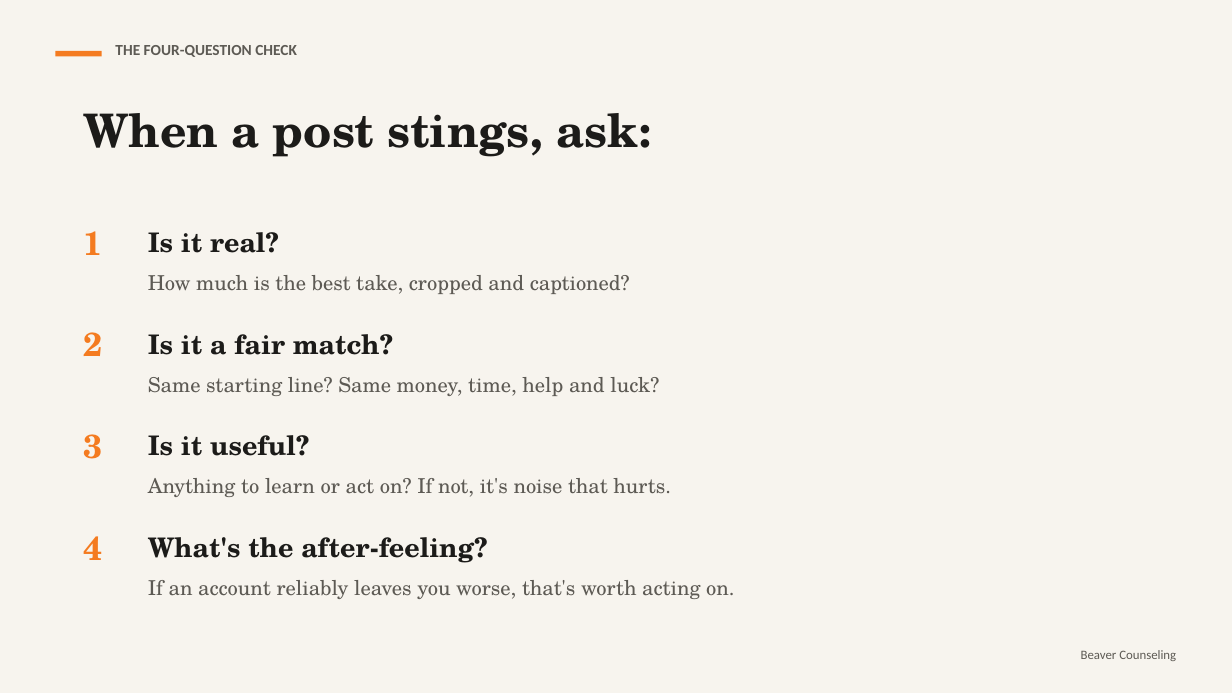
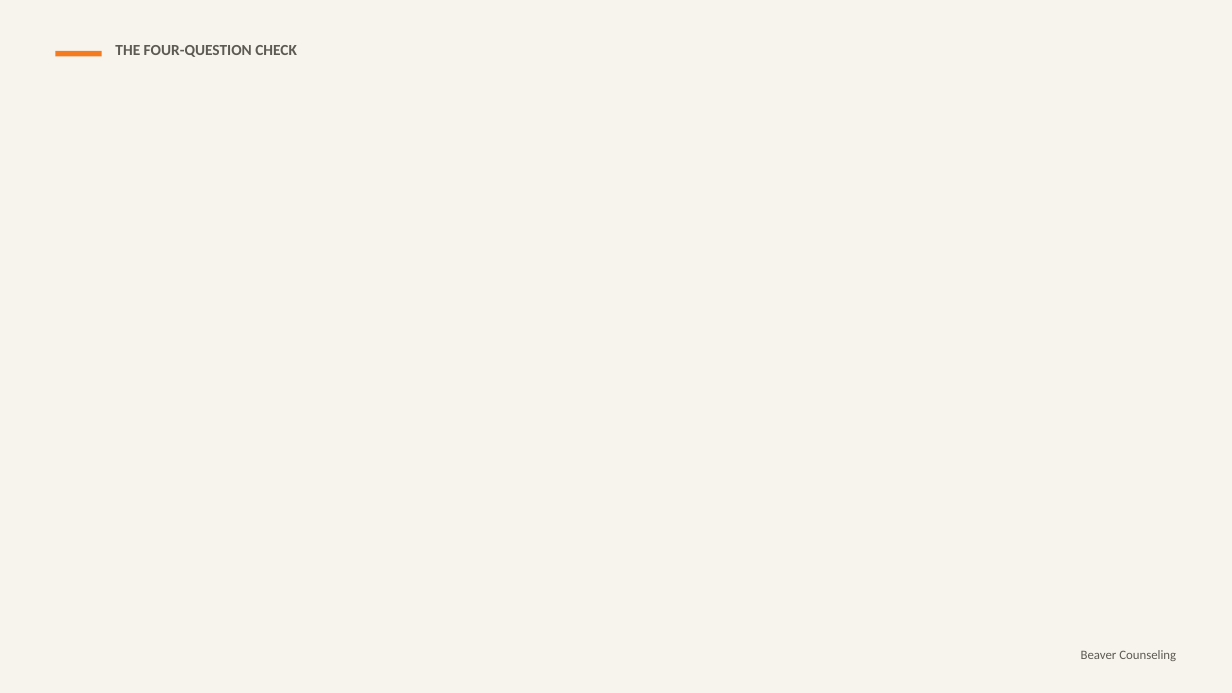
Before and after one commit to rmwtoolkit/bcds-toolkit, a slide deck: slide 8 of decks/the-comparison-trap-lesson-v2.pptx (slide 5 before the commit). Drawn at 1232x693 pixels with LibreOffice and Linux fonts; fonts in the diff are those of the drawing; background and template pictures are left out. Boxes give left, top, right and bottom in pixels: in the first picture for what was removed or moved away, otherwise in the second. Text is boxed around its words. In the diff, an @@ line names an element or a change of style, - is before the commit and + after.

```diff
--- a/decks/the-comparison-trap-lesson-v2.pptx
+++ b/decks/the-comparison-trap-lesson-v2.pptx
@@ text removed at box(83, 113, 651, 157) @@
-When a post stings, ask:
@@ text removed at box(83, 231, 102, 255) @@
-1
@@ text removed at box(148, 232, 630, 294) @@
-Is it real?
-How much is the best take, cropped and captioned?
@@ text removed at box(83, 332, 102, 356) @@
-2
@@ text removed at box(148, 334, 659, 396) @@
-Is it a fair match?
-Same starting line? Same money, time, help and luck?
@@ text removed at box(83, 434, 102, 459) @@
-3
@@ text removed at box(148, 435, 671, 497) @@
-Is it useful?
-Anything to learn or act on? If not, it's noise that hurts.
@@ text removed at box(83, 536, 102, 560) @@
-4
@@ text removed at box(148, 537, 734, 599) @@
-What's the after-feeling?
-If an account reliably leaves you worse, that's worth acting on.
```
Also in this commit, not shown: 10 other slides changed, 13 slides added, 3 slides removed, 8 other files.
